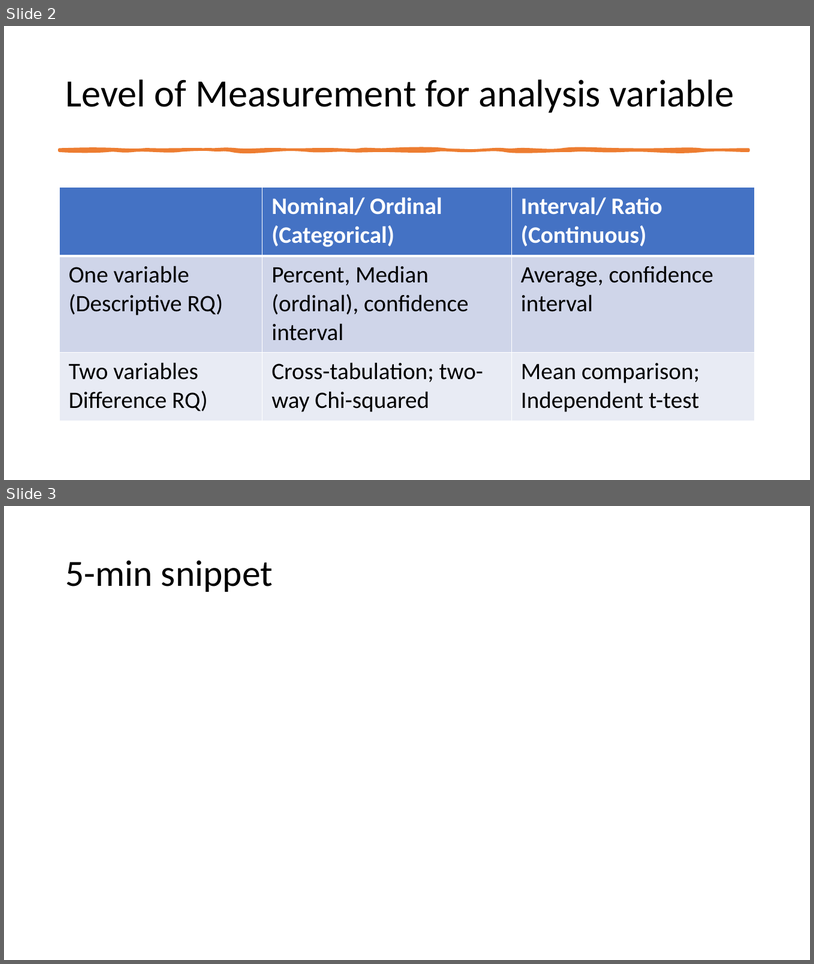
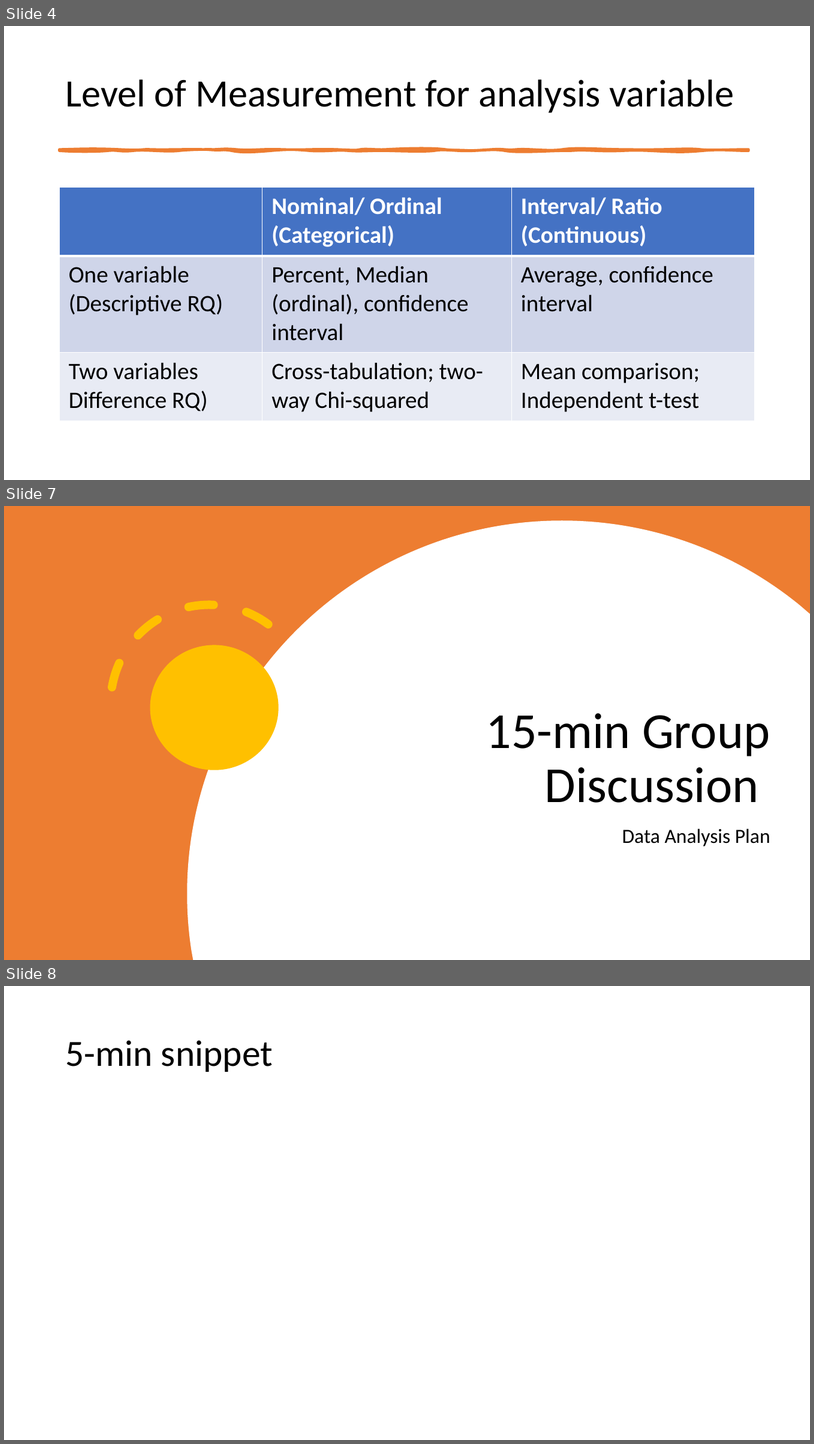
Before and after one commit to mikenguyen13/mar4050, a slide deck: lectures/9/2_Data Analysis Plan.pptx. Shown one above the other, each under a label of ours: slides 2 and 3 before the commit, slides 4, 7 and 8 after it; the slides between them are not shown. The pictures are 814x964 and 814x1444 pixels, drawn with LibreOffice and Linux fonts; fonts in the diff are those of the drawing. Boxes give left, top, right and bottom in pixels: in the first picture for what was removed or moved away, otherwise in the second. Text is boxed around its words. In the diff, an @@ line names an element or a change of style, - is before the commit and + after.

```diff
--- a/lectures/9/2_Data Analysis Plan.pptx
+++ b/lectures/9/2_Data Analysis Plan.pptx
@@ slide 7 added at <box>4,506,810,960</box>, background #FFFFFF @@
@@ rectangle added at <box>4,506,810,960</box>, fill #ED7D31 @@
@@ freeform shape added at <box>188,520,810,960</box>, fill #FFFFFF @@
@@ arc (boxed as its full ellipse) added at <box>71,564,348,843</box>, outline #FFC000 10 pt dashed @@
@@ ellipse added at <box>150,645,279,771</box>, fill #FFC000 @@
@@ title added at <box>486,713,770,802</box>, 60 pt, text #000000 @@
+15-min Group Discussion
@@ text added at <box>623,828,771,846</box>, 24 pt, text #000000 @@
+Data Analysis Plan
@@ what was slide 2 is now slide 4 @@
@@ what was slide 3 is now slide 8 @@
```
Also in this commit, not shown: 4 other slides added, 6 other files.
